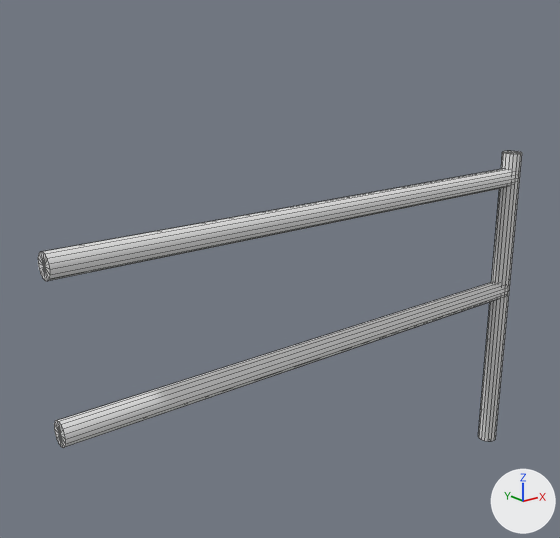
The FBX model Assets/MODELISATION/PROPS/PROP_rambarde_02_v1.fbx as it was, and as the next commit left it.
One viewpoint serves both versions: a camera (50 mm lens) standing at (-2.086, -1.445, 1.335) and looking at (-0.849, 0.102, 0.716). Every picture has the same lights, and +X, +Y and +Z are marked at lower right. Mesh edges are drawn as thin lines. Where no turn or scale is listed for an object, it has been applied to the vertices.

Names of what the first picture shows: 'rambarde_02'.
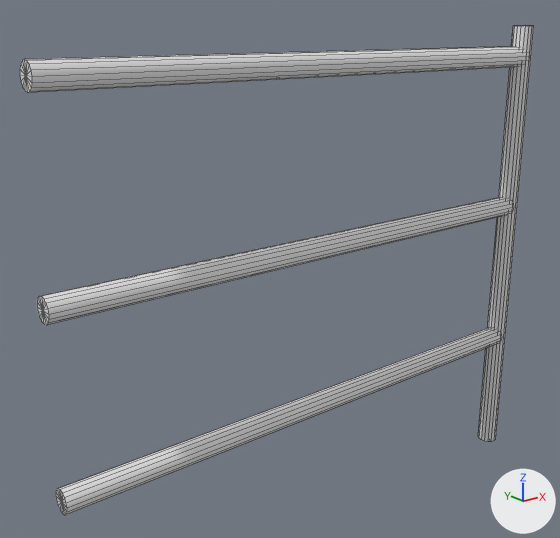
Changed parts and their boxes (x1, y1, x2, y2) in the pictures (560 x 538 px; the box of a moved part takes in the faces that stretch with it):
'rambarde_02', reshaped (6% wider, 64% taller)
    before: (38, 151, 522, 448)
    after: (20, 26, 534, 515)
part 1 of me_mesh, moved or reshaped
    before: (38, 169, 519, 281)
    after: (20, 46, 529, 93)
part 2 of me_mesh, moved or reshaped
    before: (54, 282, 508, 448)
    after: (37, 197, 514, 325)
part 3 of me_mesh, added
    after: (56, 328, 502, 515)
part 4 of me_mesh, moved or reshaped
    before: (478, 151, 522, 441)
    after: (478, 26, 534, 441)

Edits to the bpy script that builds the scene:
```text
Change me_mesh:
    used by ob_rambarde_02; location = (0.0, 0.0, 0.0)
    remove me_mesh.from_pydata(...)  # 102 vertices, 144 faces; spans x -1.53..0.03, y -0.03..0.03, z -0.04..0.96
    add me_mesh.from_pydata(...)  # 136 vertices, 192 faces; spans x -1.54..0.03, y -0.03..0.03, z -0.04..1.34
    me_mesh part 1: the loose piece of 34 vertices spanning x -1.53..0.0, y -0.03..0.03, z 0.85..0.91 is moved by (0.0, 0.0, 0.37)
    me_mesh part 2: the loose piece of 34 vertices spanning x -1.53..0.0, y -0.03..0.03, z 0.48..0.54 is moved by (-0.01, 0.0, 0.28)
    me_mesh part 3: a new loose piece, a 16-sided cylinder along x spanning x -1.541..-0.008, y -0.03..0.03, z 0.314..0.374
    me_mesh part 4
    17 vertices are removed from x -0.03..0.03, y -0.03..0.03, z 0.96
    32 faces are deleted
    1 vertex is added at (0.0, 0.0, 1.34)
    16 new vertices lie (0.0, 0.0, 1.38) away from vertices in x -0.03..0.03, y -0.03..0.03, z -0.04
    32 new faces join them
```
